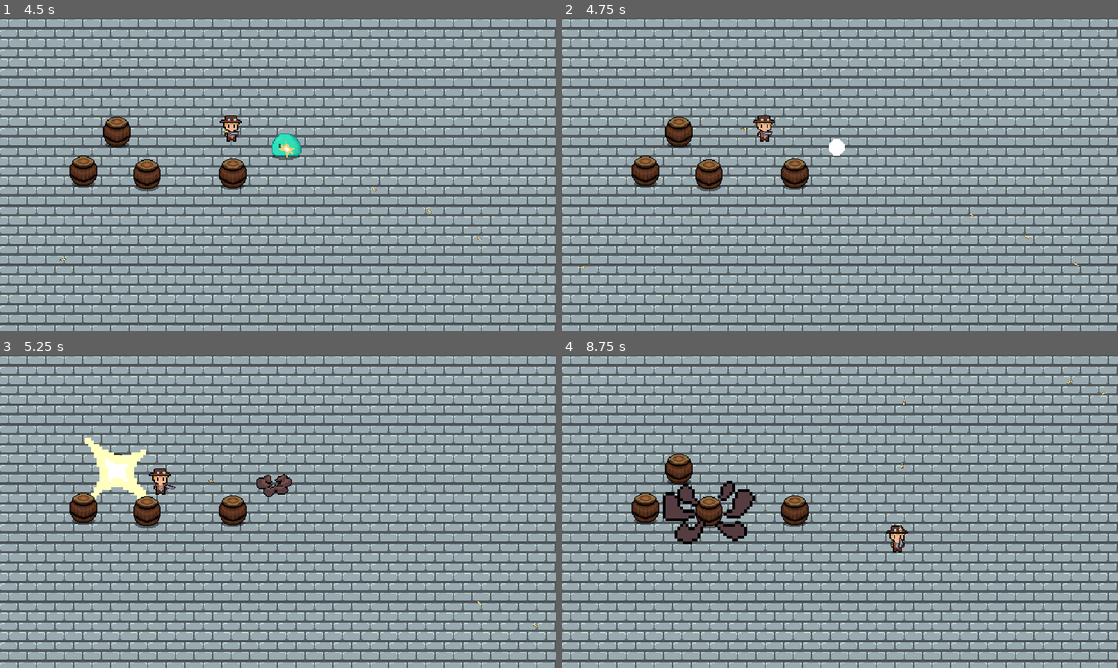
Above: before the commit, frames 1-4 (two rows, left to right).
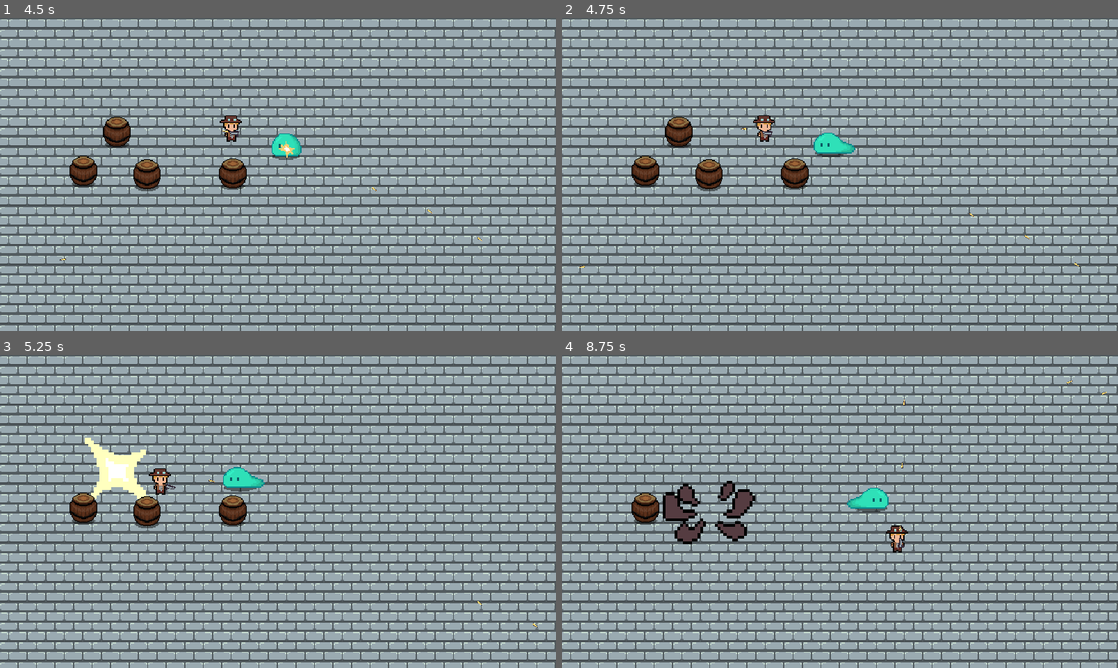
Above: after the commit, the same moments.

Repository: WAIWAI-PARTY/Life-after-people
Game: Godot game, scene res://World.tscn
Same seed, same stepped clock (60 frames per second), same inputs: the game is played once before the commit and once after it.
Inputs (mouse positions are in pixels of both pictures, inside the frame that each line leads up to):
- Up to frame 1 (4.5 s): move the mouse to (400, 158) at 0.52 s; press the mouse at (400, 158) at 0.53 s; hold D (ui_right) 0.53-1.28 s; move the mouse to (166, 190) at 1.27 s; release the mouse at (166, 190) at 1.28 s; hold S (ui_down) 1.28-2.03 s; click (166, 190) at 1.35 s; move the mouse to (333, 105) at 2.02 s; press the mouse at (333, 105) at 2.03 s; hold D (ui_right) 2.03-2.78 s; move the mouse to (250, 237) at 2.77 s; release the mouse at (250, 237) at 2.78 s; hold W (ui_up) 2.78-3.53 s; click (250, 237) at 2.85 s; move the mouse to (444, 221) at 3.52 s; press the mouse at (444, 221) at 3.53 s; hold A (ui_left) from 3.53 s (still down); move the mouse to (111, 127) at 4.27 s; release the mouse at (111, 127) at 4.28 s; click (111, 127) at 4.35 s
- Up to frame 2 (4.75 s): keep holding A (ui_left)
- Up to frame 3 (5.25 s): move the mouse to (305, 511) at 5.02 s; release A (ui_left) at 5.03 s; press the mouse at (305, 511) at 5.03 s; hold S (ui_down) from 5.03 s (still down)
- Up to frame 4 (8.75 s): move the mouse to (756, 433) at 5.77 s; release S (ui_down) at 5.78 s; release the mouse at (756, 433) at 5.78 s; hold D (ui_right) 5.78-6.53 s; click (756, 433) at 5.85 s; move the mouse to (962, 495) at 6.52 s; press the mouse at (962, 495) at 6.53 s; hold W (ui_up) 6.53-7.28 s; move the mouse to (728, 527) at 7.27 s; release the mouse at (728, 527) at 7.28 s; hold D (ui_right) 7.28-8.03 s; click (728, 527) at 7.35 s; move the mouse to (895, 442) at 8.02 s; press the mouse at (895, 442) at 8.03 s; hold S (ui_down) from 8.03 s (still down)

Frame 1 is identical in both runs. In frame 2, 0.4% of the frame differs, in the area x 45-53%, y 36-45%; in frame 3, 0.7%; in frame 4, 1.6%, in the area x 18-59%, y 31-56%.

Commit message:
barrel EkusuPLOSIONNN!!!

Diff:
--- a/World/Barrel.gd
+++ b/World/Barrel.gd
@@ -1,8 +1,11 @@
 extends KinematicBody2D
 var explosion = preload("res://Effect/Explosion_Effect.tscn")
-onready var hitbox = $hitbox/CollisionShape2D
+onready var hitbox = $hitbox
 func _on_hurtbox_area_entered(_area):
+	hitbox.scale = Vector2(1,1)
 	var edf = explosion.instance()
 	get_parent().add_child(edf)
 	edf.scale*=2.5
 	edf.global_position = global_position
+	yield(get_tree().create_timer(0.1), "timeout")
+	queue_free()
--- a/World/Barrel.tscn
+++ b/World/Barrel.tscn
@@ -39,6 +39,7 @@
 shape = SubResource( 1 )
 
 [node name="hitbox" parent="." instance=ExtResource( 4 )]
+scale = Vector2( 1e-05, 1e-05 )
 collision_layer = 4
 collision_mask = 0
 damage = 500
